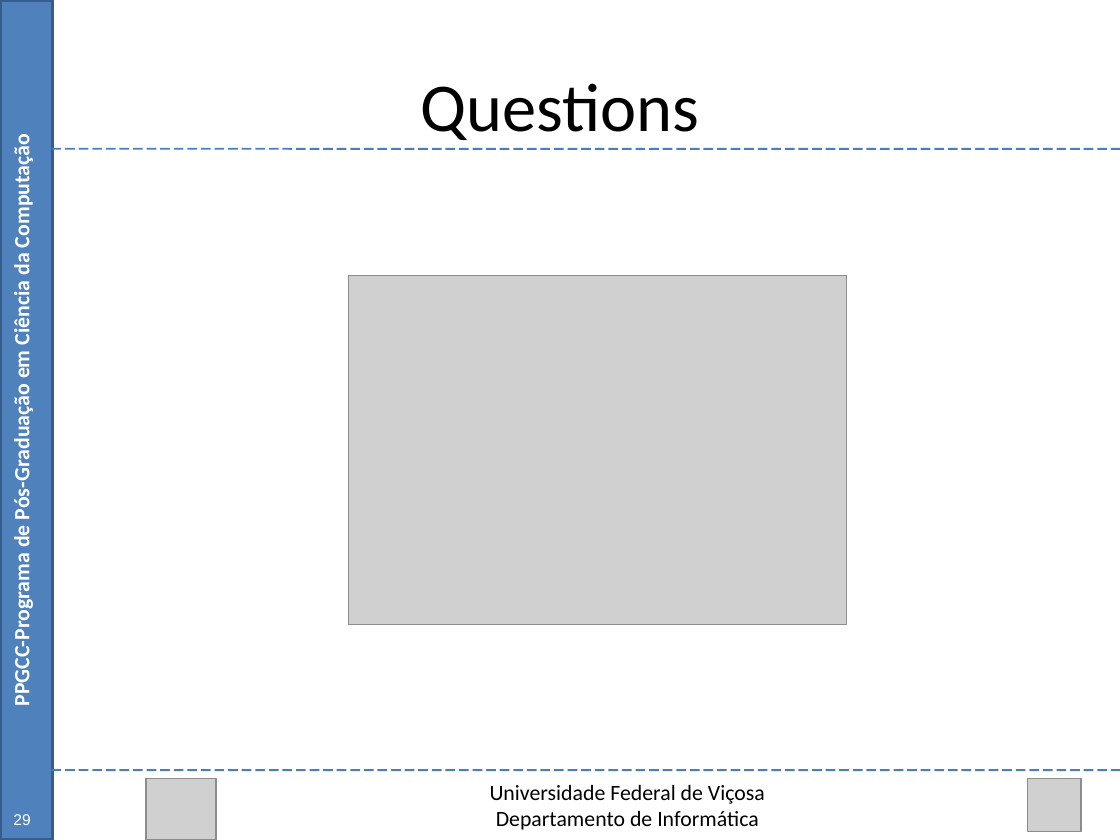
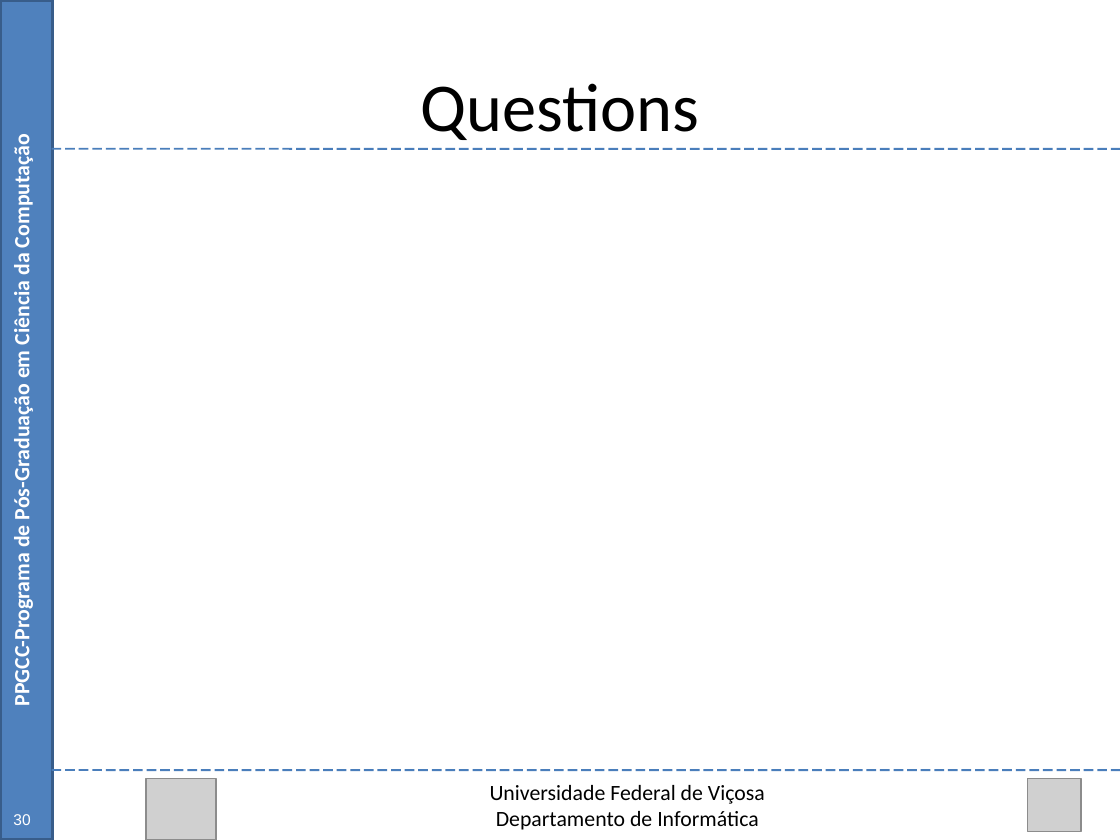
Before and after one commit to Marvinsky/research-marvin, a slide deck: slide 52 of latex/odp/dissertation_v1.odp (slide 51 before the commit). Drawn at 1120x840 pixels with LibreOffice and Linux fonts; fonts in the diff are those of the drawing; grey boxes stand for pictures. Boxes give left, top, right and bottom in pixels: in the first picture for what was removed or moved away, otherwise in the second. Text is boxed around its words. In the diff, an @@ line names an element or a change of style, - is before the commit and + after.

```diff
--- a/latex/odp/dissertation_v1.odp
+++ b/latex/odp/dissertation_v1.odp
@@ picture removed at (348, 276, 847, 624) @@
@@ text at (13, 814, 30, 825): text changed @@
-29
+30
```
Also in this commit, not shown: 20 other slides changed, 1 slide added.
